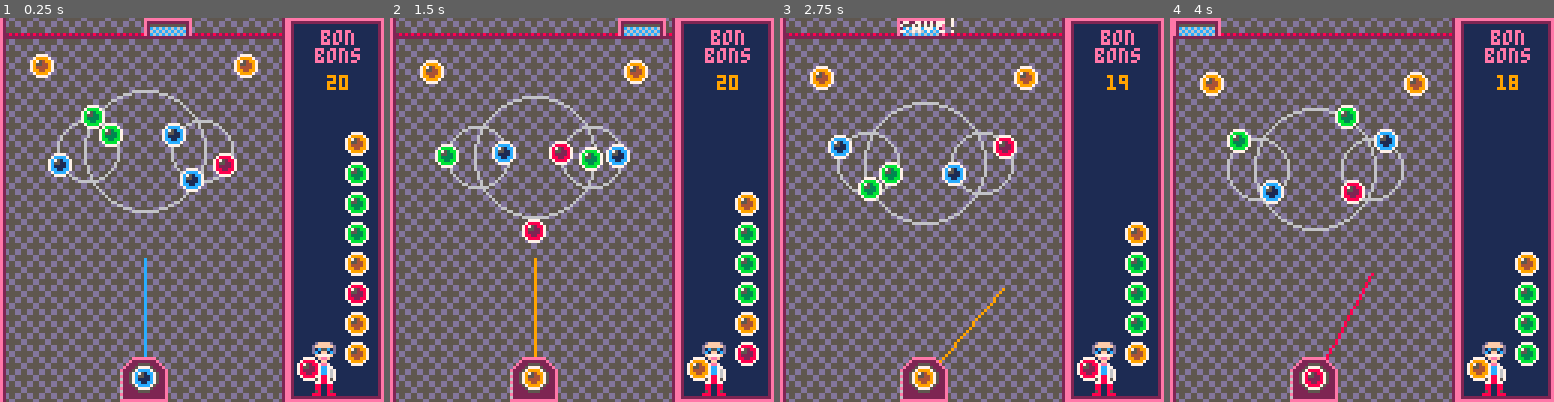
Above: before the commit, frames 1-4 (left to right).
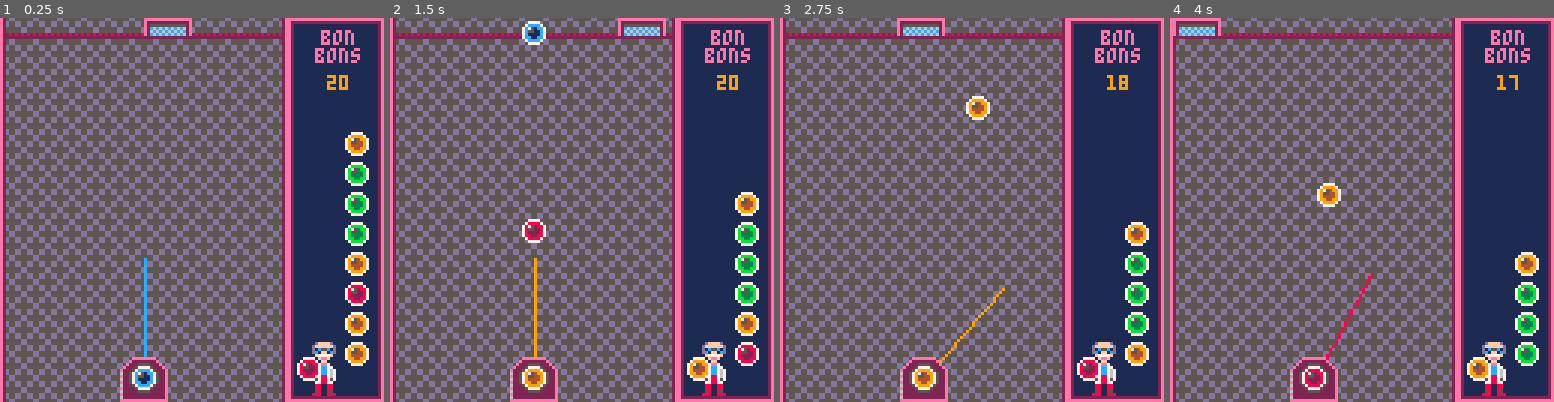
Above: after the commit, the same moments.

Repository: adamwoolridge/pico8
Game: PICO-8 cartridge bonbonshoot.p8
Same seed, same stepped clock (60 frames per second), same inputs: the game is played once before the commit and once after it.
Inputs:
- Up to frame 1 (0.25 s): no input
- Up to frame 2 (1.5 s): tap X (X key) at 0.33, 1.07 s; tap O (Z key) at 0.7 s
- Up to frame 3 (2.75 s): hold Right 1.6-2.1 s; tap O (Z key) at 1.7, 2.1, 2.5 s; tap X (X key) at 1.85 s; hold Right from 2.47 s (still down)
- Up to frame 4 (4 s): tap O (Z key) at 2.9, 3.3, 3.7 s; tap X (X key) at 2.97 s; release Right at 3.03 s; hold Left 3.08-3.58 s

The runs differ from the first frame. In frame 1, 3.5% of the frame differs, in the area x 7-68%, y 9-51%; in frame 2, 3.6%; in frame 3, 3.8%, in the area x 7-90%, y 0-54%; in frame 4, 3.6%.

Commit message:
[Bonbon] Can now save or lose balls off top of the screen

Diff:
--- a/bonbonshoot.p8
+++ b/bonbonshoot.p8
@@ -109,12 +109,12 @@
 function _init()
 	reload_ballq()
 	next_ball()
-	makeenemy(25, 40, 0, 0.05, 10)
-	makeenemy(44, 40, 0, 0.05, 20).rotdir = -1
-	makeenemy(63, 40, 0, 0.05, 10).rotdir = -1
-
-	makeenemy(10, 12, 0, 0.05, 0)
-	makeenemy(78, 12, 0, 0.05, 0)
+	-- makeenemy(25, 40, 0, 0.05, 10)
+	-- makeenemy(44, 40, 0, 0.05, 20).rotdir = -1
+	-- makeenemy(63, 40, 0, 0.05, 10).rotdir = -1
+
+	-- makeenemy(10, 12, 0, 0.05, 0)
+	-- makeenemy(78, 12, 0, 0.05, 0)
 end
 
 function _update()
@@ -338,9 +338,12 @@
 		end
 
 		if (ball.y < playarea.miny) then
-			--ball.vx = 0
-			--ball.vy = 0.03
-			flashsave(ball.x-4, 0)
+			if (ball.x > net.x and ball.x + 8 < net.x + 16) then
+				flashsave(ball.x-4, 0)
+			else
+				ballsremaining-=1
+				flashscreen()
+			end
 			del(balls, ball)
 		end
 	end
